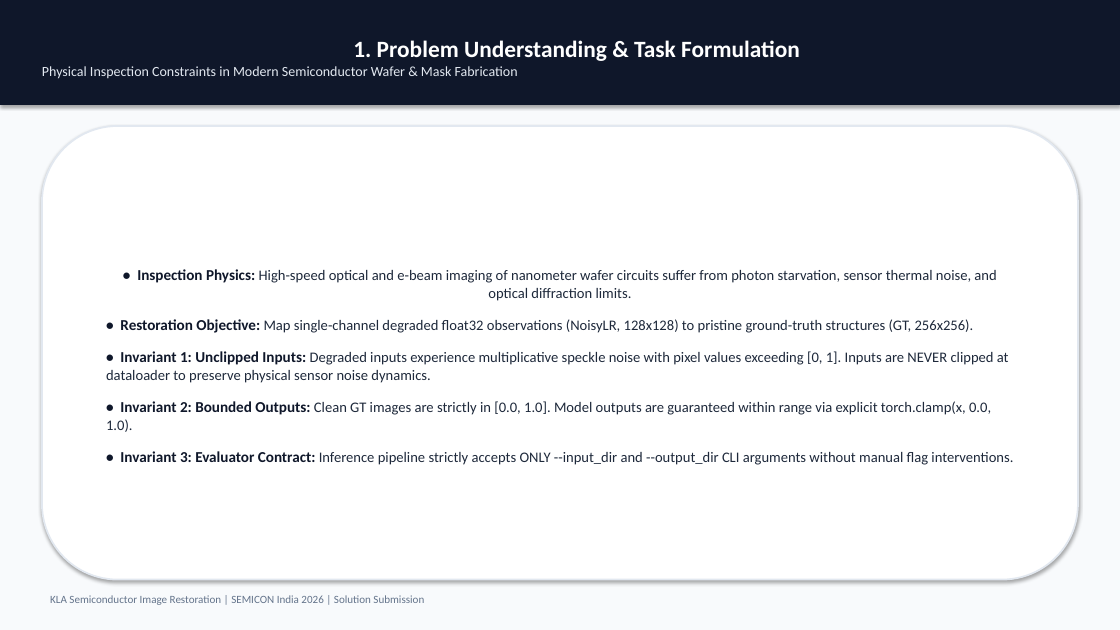
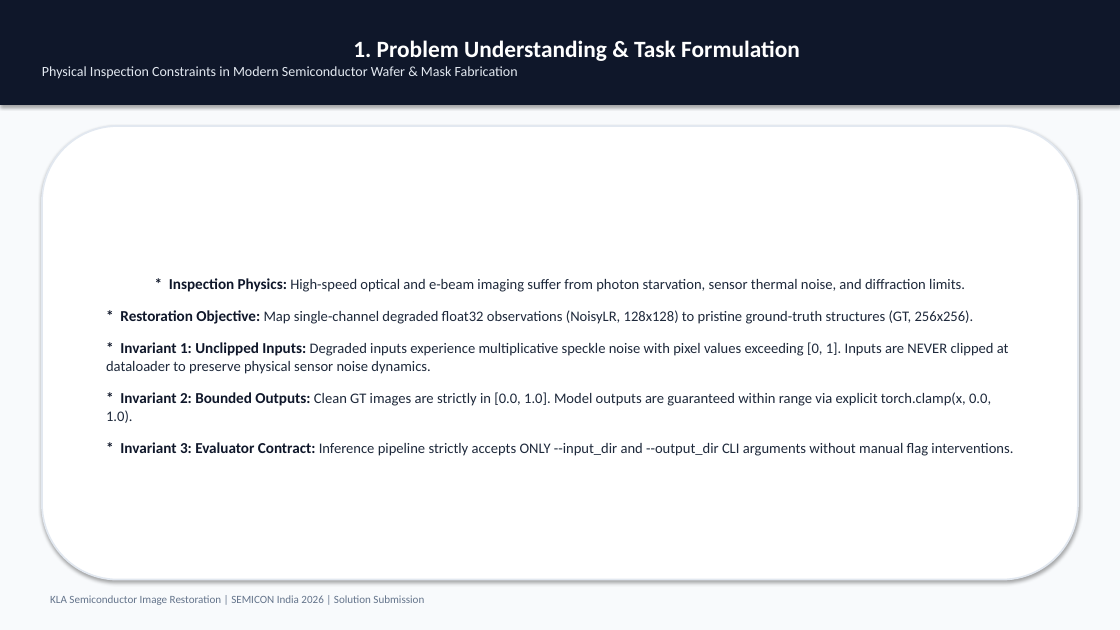
Before and after one commit to Ad1thh/KLA-Semicon-AI-Restoration, a slide deck: slide 2 of solution_presentation.pptx. Drawn at 1120x630 pixels with LibreOffice and Linux fonts; fonts in the diff are those of the drawing. Boxes give left, top, right and bottom in pixels: in the first picture for what was removed or moved away, otherwise in the second. Text is boxed around its words. In the diff, an @@ line names an element or a change of style, - is before the commit and + after.

```diff
--- a/solution_presentation.pptx
+++ b/solution_presentation.pptx
@@ text in rounded rectangle at [106,278,1013,456]: text changed @@
-• Inspection Physics: High-speed optical and e-beam imaging of nanometer wafer circuits suffer from photon starvation, sensor thermal noise, and optical diffraction limits.
-• Restoration Objective: Map single-channel degraded float32 observations (NoisyLR, 128x128) to pristine ground-truth structures (GT, 256x256).
-• Invariant 1: Unclipped Inputs: Degraded inputs experience multiplicative speckle noise with pixel values exceeding [0, 1]. Inputs are NEVER clipped at dataloader to preserve physical sensor noise dynamics.
-• Invariant 2: Bounded Outputs: Clean GT images are strictly in [0.0, 1.0]. Model outputs are guaranteed within range via explicit torch.clamp(x, 0.0, 1.0).
-• Invariant 3: Evaluator Contract: Inference pipeline strictly accepts ONLY --input_dir and --output_dir CLI arguments without manual flag interventions.
+* Inspection Physics: High-speed optical and e-beam imaging suffer from photon starvation, sensor thermal noise, and diffraction limits.
+* Restoration Objective: Map single-channel degraded float32 observations (NoisyLR, 128x128) to pristine ground-truth structures (GT, 256x256).
+* Invariant 1: Unclipped Inputs: Degraded inputs experience multiplicative speckle noise with pixel values exceeding [0, 1]. Inputs are NEVER clipped at dataloader to preserve physical sensor noise dynamics.
+* Invariant 2: Bounded Outputs: Clean GT images are strictly in [0.0, 1.0]. Model outputs are guaranteed within range via explicit torch.clamp(x, 0.0, 1.0).
+* Invariant 3: Evaluator Contract: Inference pipeline strictly accepts ONLY --input_dir and --output_dir CLI arguments without manual flag interventions.
```
Also in this commit, not shown: 11 other slides changed, 10 other files.
